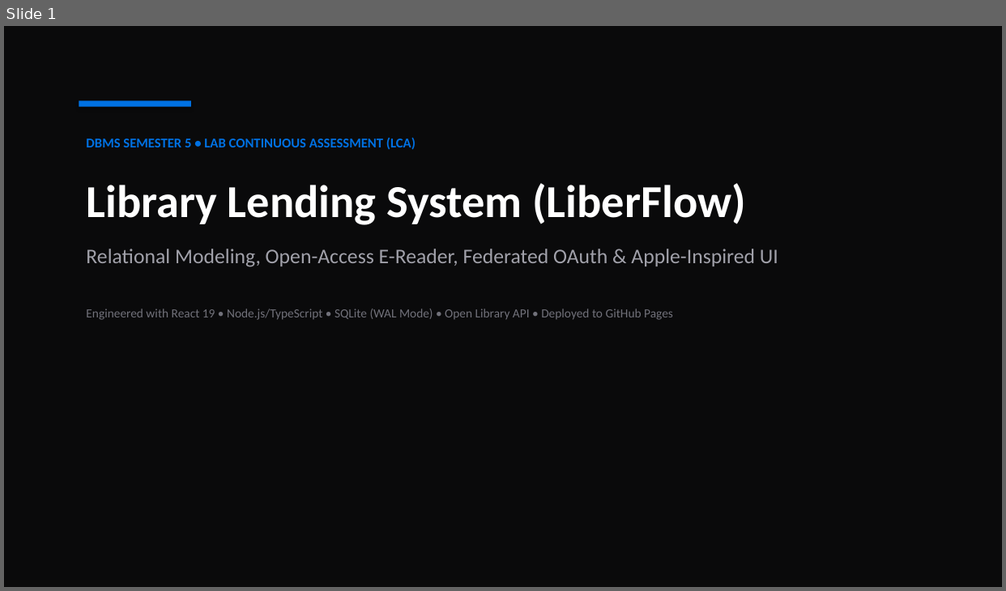
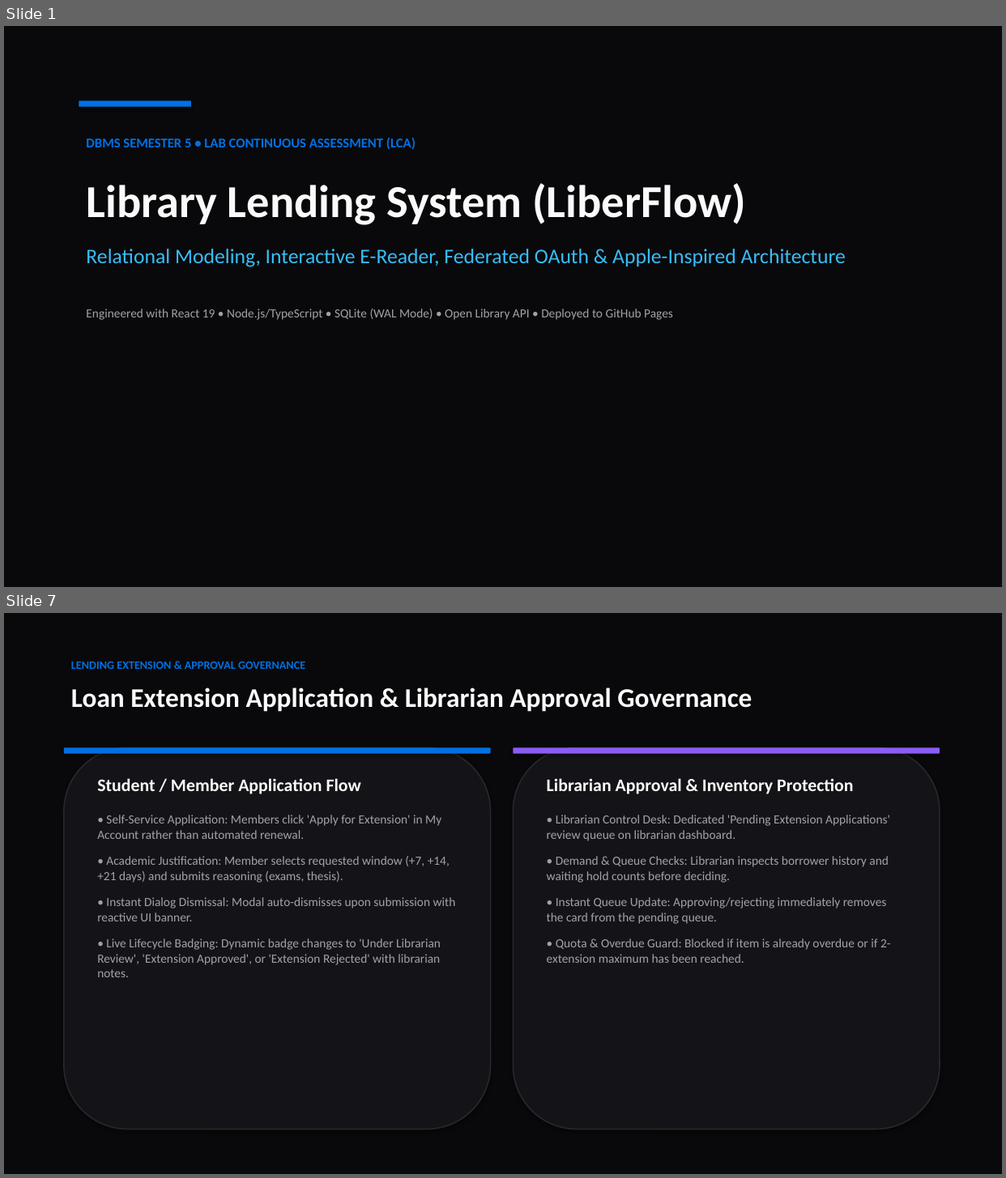
Before and after one commit to themellowhost/library-lending-system, a slide deck: Library_Lending_System_Presentation.pptx. Shown one above the other, each under a label of ours: slide 1 before the commit, slides 1 and 7 after it; the slides between them are not shown. The pictures are 1006x591 and 1006x1178 pixels, drawn with LibreOffice and Linux fonts; fonts in the diff are those of the drawing. Boxes give left, top, right and bottom in pixels: in the first picture for what was removed or moved away, otherwise in the second. Text is boxed around its words. In the diff, an @@ line names an element or a change of style, - is before the commit and + after.

Commit message:
docs: Make presentation 100% dark theme and embed high-res relational ER diagram

```diff
--- a/Library_Lending_System_Presentation.pptx
+++ b/Library_Lending_System_Presentation.pptx
@@ slide 7 added at bbox=[4, 613, 1002, 1174], background #09090B @@
@@ text added at bbox=[71, 661, 305, 669], 11 pt, text #0071E3, bold @@
+LENDING EXTENSION & APPROVAL GOVERNANCE
@@ text added at bbox=[71, 688, 752, 712], 26 pt, text #FAFAFA, bold @@
+Loan Extension Application & Librarian Approval Governance
@@ rounded rectangle added at bbox=[64, 747, 491, 1130], fill #141418, outline #27272E 1.2 pt @@
@@ rounded rectangle added at bbox=[64, 747, 491, 754], fill #0071E3 @@
@@ rounded rectangle added at bbox=[513, 747, 940, 1130], fill #141418, outline #27272E 1.2 pt @@
@@ rounded rectangle added at bbox=[513, 747, 940, 754], fill #8B5CF6 @@
@@ text added at bbox=[97, 778, 456, 977], 12 pt, text #A1A1AA @@
+Student / Member Application Flow
+• Self-Service Application: Members click 'Apply for Extension' in My Account rather than automated renewal.
+• Academic Justification: Member selects requested window (+7, +14, +21 days) and submits reasoning (exams, thesis).
+• Instant Dialog Dismissal: Modal auto-dismisses upon submission with reactive UI banner.
+• Live Lifecycle Badging: Dynamic badge changes to 'Under Librarian Review', 'Extension Approved', or 'Extension Rejected' with librarian notes.
@@ text added at bbox=[547, 778, 890, 963], 12 pt, text #A1A1AA @@
+Librarian Approval & Inventory Protection
+• Librarian Control Desk: Dedicated 'Pending Extension Applications' review queue on librarian dashboard.
+• Demand & Queue Checks: Librarian inspects borrower history and waiting hold counts before deciding.
+• Instant Queue Update: Approving/rejecting immediately removes the card from the pending queue.
+• Quota & Overdue Guard: Blocked if item is already overdue or if 2-extension maximum has been reached.
@@ slide 1 changed as well @@
@@ background #FFFFFF to #09090B @@
@@ rectangle removed at bbox=[4, 26, 1002, 587] @@
@@ text at bbox=[86, 183, 746, 320]: text colour #FFFFFF to #FAFAFA in "Library Lending System (LiberFlow)"; text colour #71717A to #A1A1AA in "Engineered with React 19 • Node.js/TypeScript • ..." @@
@@ text at bbox=[86, 249, 846, 267]: text changed; text colour #A1A1AA to #38BDF8 @@
-Relational Modeling, Open-Access E-Reader, Federated OAuth & Apple-Inspired UI
+Relational Modeling, Interactive E-Reader, Federated OAuth & Apple-Inspired Architecture
```
Also in this commit, not shown: 7 other slides changed, 1 other slide added, 2 slides removed, 3 other files.
